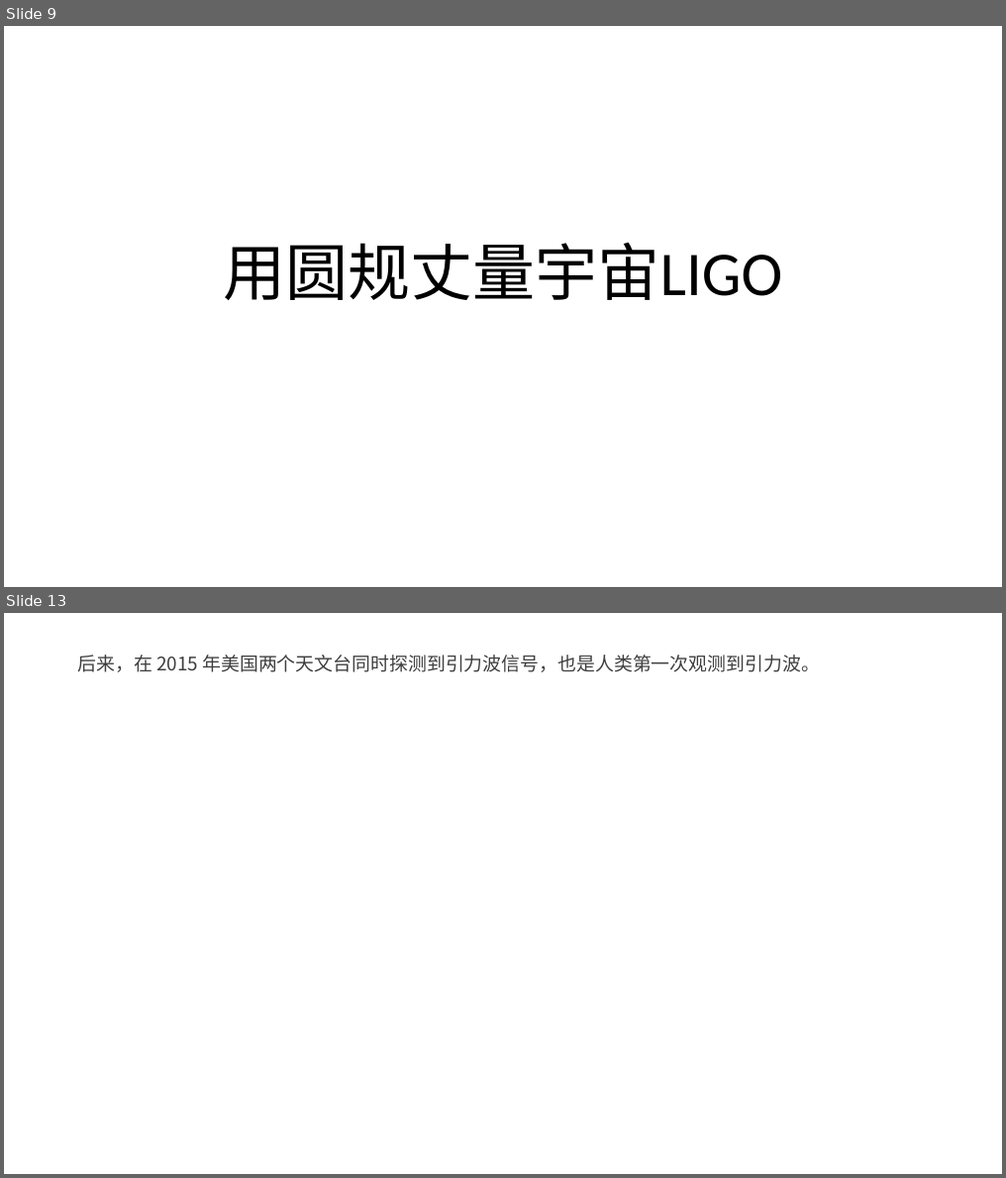
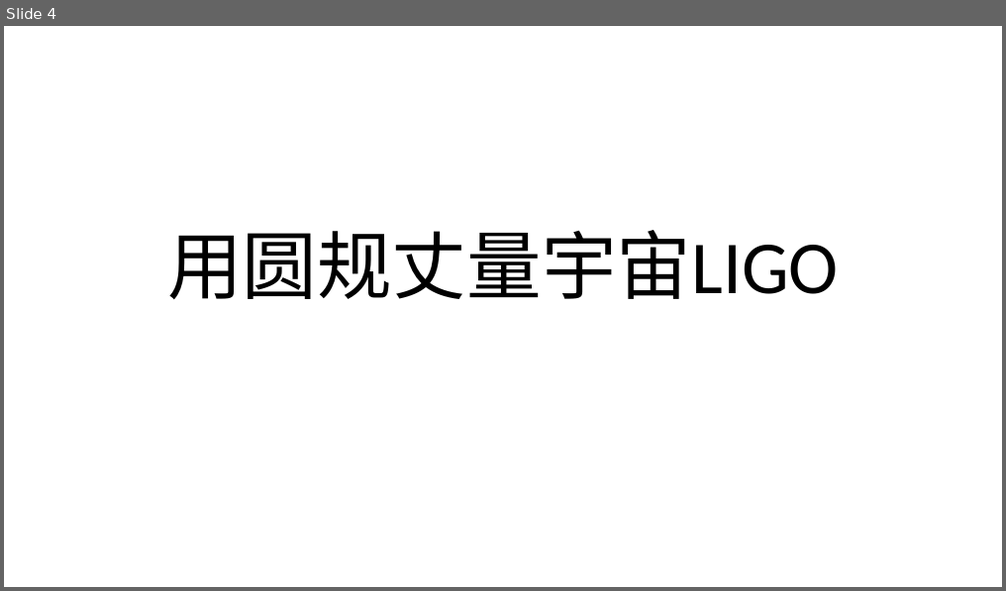
Before and after one commit to FredJiangFei/MyDocuments, a slide deck: 其他/引力波/引力波.pptx. Shown one above the other, each under a label of ours: slides 9 and 13 before the commit, slide 4 after it; the slides between them are not shown. The pictures are 1006x1178 and 1006x591 pixels, drawn with LibreOffice and Linux fonts; fonts in the diff are those of the drawing. Boxes give left, top, right and bottom in pixels: in the first picture for what was removed or moved away, otherwise in the second. Text is boxed around its words. In the diff, an @@ line names an element or a change of style, - is before the commit and + after.

```diff
--- a/其他/引力波/引力波.pptx
+++ b/其他/引力波/引力波.pptx
@@ slide 13 removed at (x1=4, y1=613, x2=1002, y2=1174), background #FFFFFF @@
@@ text removed at (x1=77, y1=655, x2=820, y2=672) @@
-后来，在 2015 年美国两个天文台同时探测到引力波信号，也是人类第一次观测到引力波。
@@ what was slide 9 is now slide 4 @@
@@ slide 4 changed as well @@
@@ title "用圆规丈量宇宙LIGO" at (x1=167, y1=230, x2=839, y2=299): size 60 to 72 pt @@
```
Also in this commit, not shown: 2 other slides changed, 2 slides added, 13 other slides removed, 4 other files.
